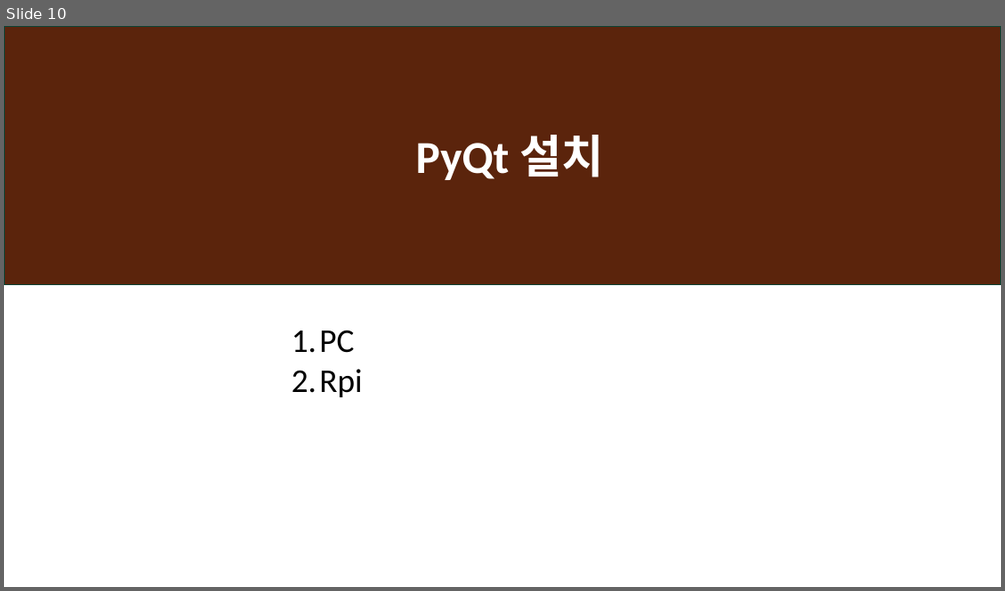
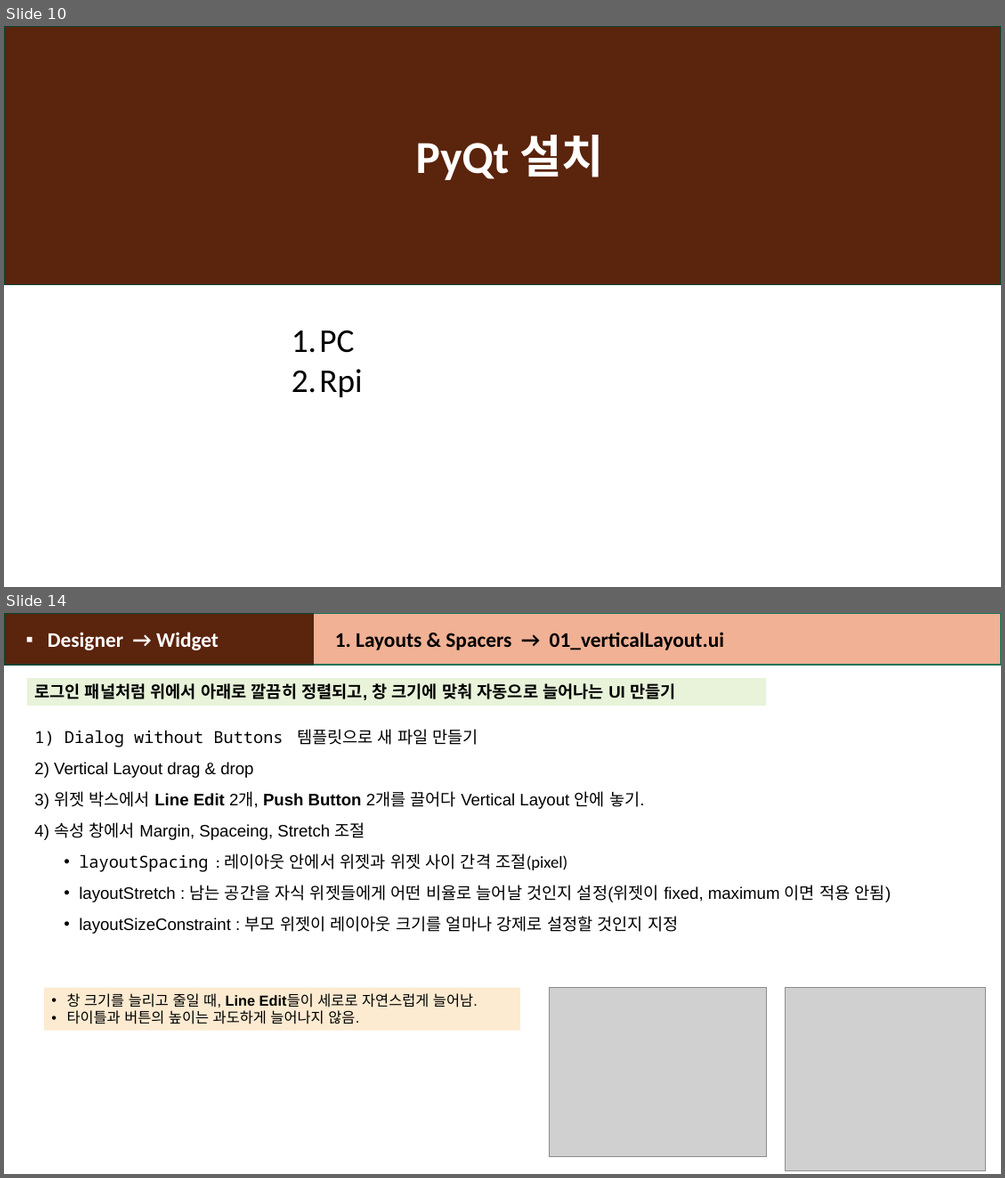
Before and after one commit to heartcom/Linux-Program, a slide deck: 2_Rpi_GPIO_DHT11_PyQt.pptx. Shown one above the other, each under a label of ours: slide 10 before the commit, slides 10 and 14 after it; the slides between them are not shown. The pictures are 1005x591 and 1005x1178 pixels, drawn with LibreOffice and Linux fonts; fonts in the diff are those of the drawing; grey boxes stand for pictures. Boxes give left, top, right and bottom in pixels: in the first picture for what was removed or moved away, otherwise in the second. Text is boxed around its words. In the diff, an @@ line names an element or a change of style, - is before the commit and + after.

```diff
--- a/2_Rpi_GPIO_DHT11_PyQt.pptx
+++ b/2_Rpi_GPIO_DHT11_PyQt.pptx
@@ slide 14 added at box(4, 613, 1001, 1174), background #FFFFFF @@
@@ rectangle added at box(4, 613, 313, 665), fill #5C240C, outline #0D4335 1 pt, 20 pt, text #FFFFFF, bold @@
+▪ Designer → Widget
@@ rectangle added at box(313, 613, 1001, 665), fill #F0B195, outline #157259 1 pt, 20 pt, text #000000, bold @@
+1. Layouts & Spacers → 01_verticalLayout.ui
@@ rectangle added at box(27, 678, 766, 706), fill #E8F3DA, 16 pt, text #000000, bold @@
+로그인 패널처럼 위에서 아래로 깔끔히 정렬되고, 창 크기에 맞춰 자동으로 늘어나는 UI 만들기
@@ text added at box(34, 729, 891, 933), 16 pt, text #000000 @@
+1) Dialog without Buttons 템플릿으로 새 파일 만들기
+2) Vertical Layout drag & drop
+3) 위젯 박스에서 Line Edit 2개, Push Button 2개를 끌어다 Vertical Layout 안에 놓기.
+4) 속성 창에서 Margin, Spaceing, Stretch 조절
+• layoutSpacing : 레이아웃 안에서 위젯과 위젯 사이 간격 조절(pixel)
+• layoutStretch : 남는 공간을 자식 위젯들에게 어떤 비율로 늘어날 것인지 설정(위젯이 fixed, maximum 이면 적용 안됨)
+• layoutSizeConstraint : 부모 위젯이 레이아웃 크기를 얼마나 강제로 설정할 것인지 지정
@@ rectangle added at box(44, 988, 521, 1030), fill #FCEBD1, 14 pt, text #000000 @@
+• 창 크기를 늘리고 줄일 때, Line Edit들이 세로로 자연스럽게 늘어남.
+• 타이틀과 버튼의 높이는 과도하게 늘어나지 않음.
@@ picture added at box(550, 988, 767, 1157) @@
@@ picture added at box(785, 988, 985, 1171) @@
```
Also in this commit, not shown: 12 slides changed, 28 other slides added, 1 other file.
